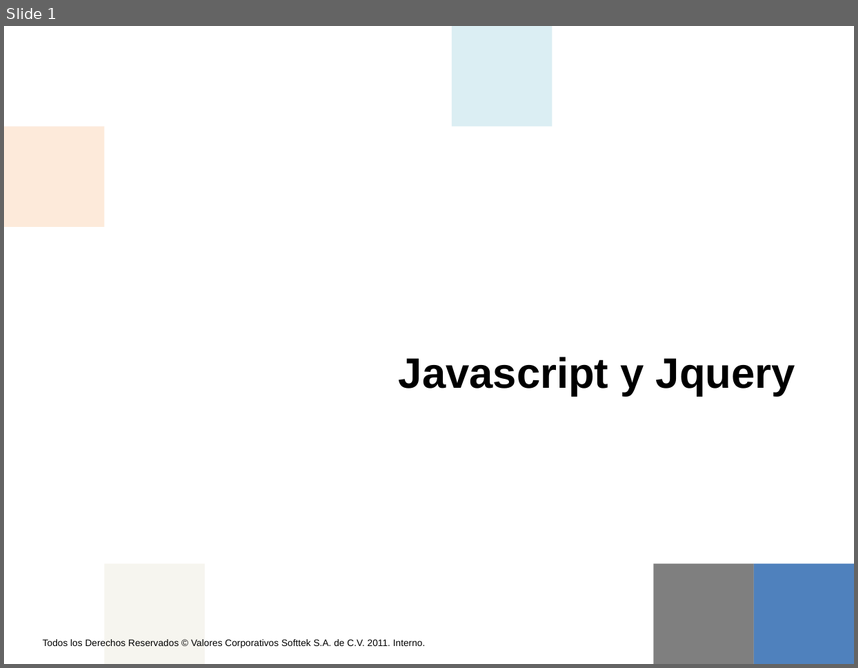
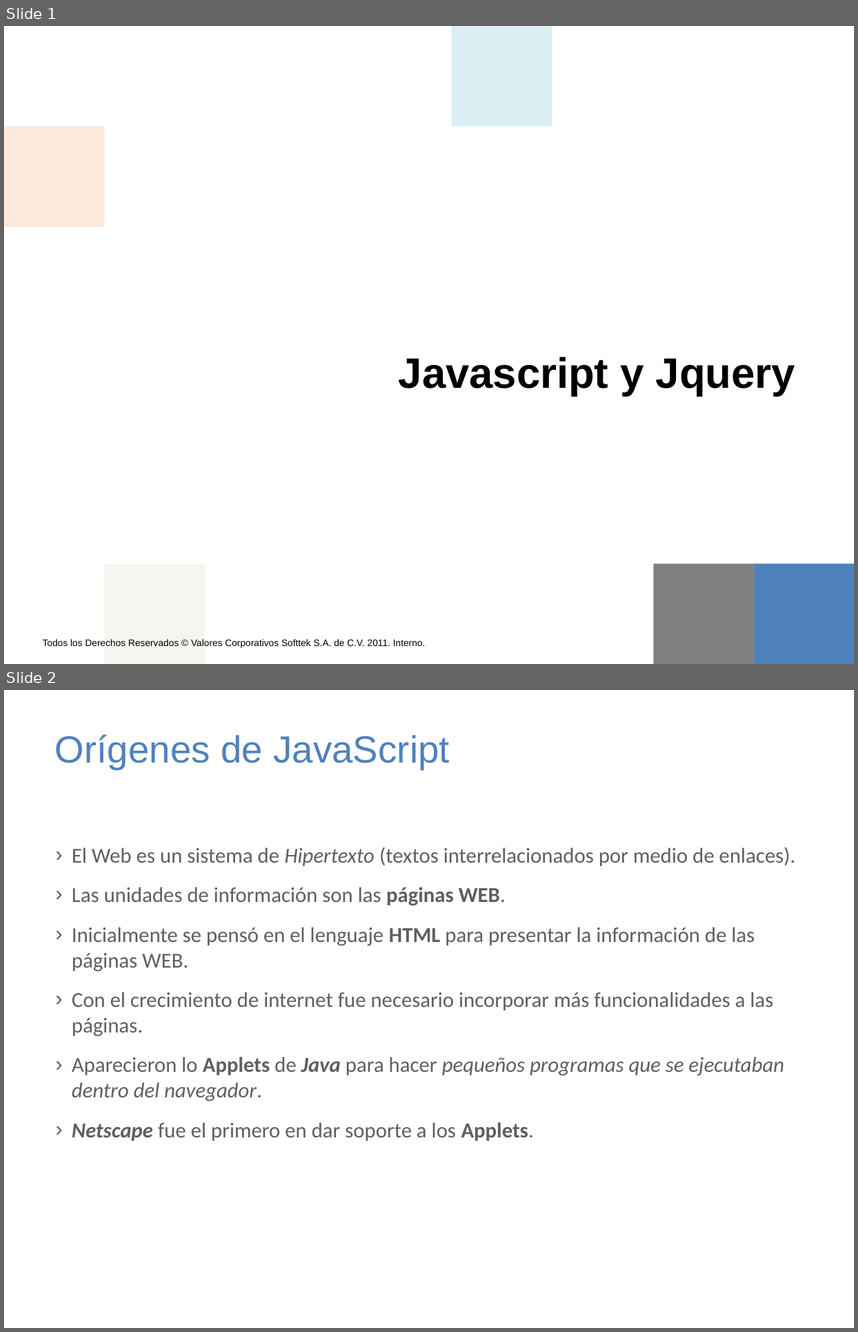
Before and after one commit to AlanNoboa/STKJavascriptJquery, a slide deck: Javascript y JQuery.pptx. Shown one above the other, each under a label of ours: slide 1 before the commit, slides 1 and 2 after it. The pictures are 858x668 and 858x1332 pixels, drawn with LibreOffice and Linux fonts; fonts in the diff are those of the drawing; background and template pictures are left out. Boxes give left, top, right and bottom in pixels: in the first picture for what was removed or moved away, otherwise in the second. Text is boxed around its words. In the diff, an @@ line names an element or a change of style, - is before the commit and + after.

```diff
--- a/Javascript y JQuery.pptx
+++ b/Javascript y JQuery.pptx
@@ slide 2 added at bbox=[4, 690, 854, 1328], background #FFFFFF @@
@@ title added at bbox=[55, 734, 450, 769], 32 pt, text #4F81BD @@
+Orígenes de JavaScript
@@ text added at bbox=[72, 847, 795, 1141], 18 pt, text #5F5F5F @@
+› El Web es un sistema de Hipertexto (textos interrelacionados por medio de enlaces).
+› Las unidades de información son las páginas WEB.
+› Inicialmente se pensó en el lenguaje HTML para presentar la información de las páginas WEB.
+› Con el crecimiento de internet fue necesario incorporar más funcionalidades a las páginas.
+› Aparecieron lo Applets de Java para hacer pequeños programas que se ejecutaban dentro del navegador.
+› Netscape fue el primero en dar soporte a los Applets.
```
Also in this commit, not shown: 14 other slides added.
